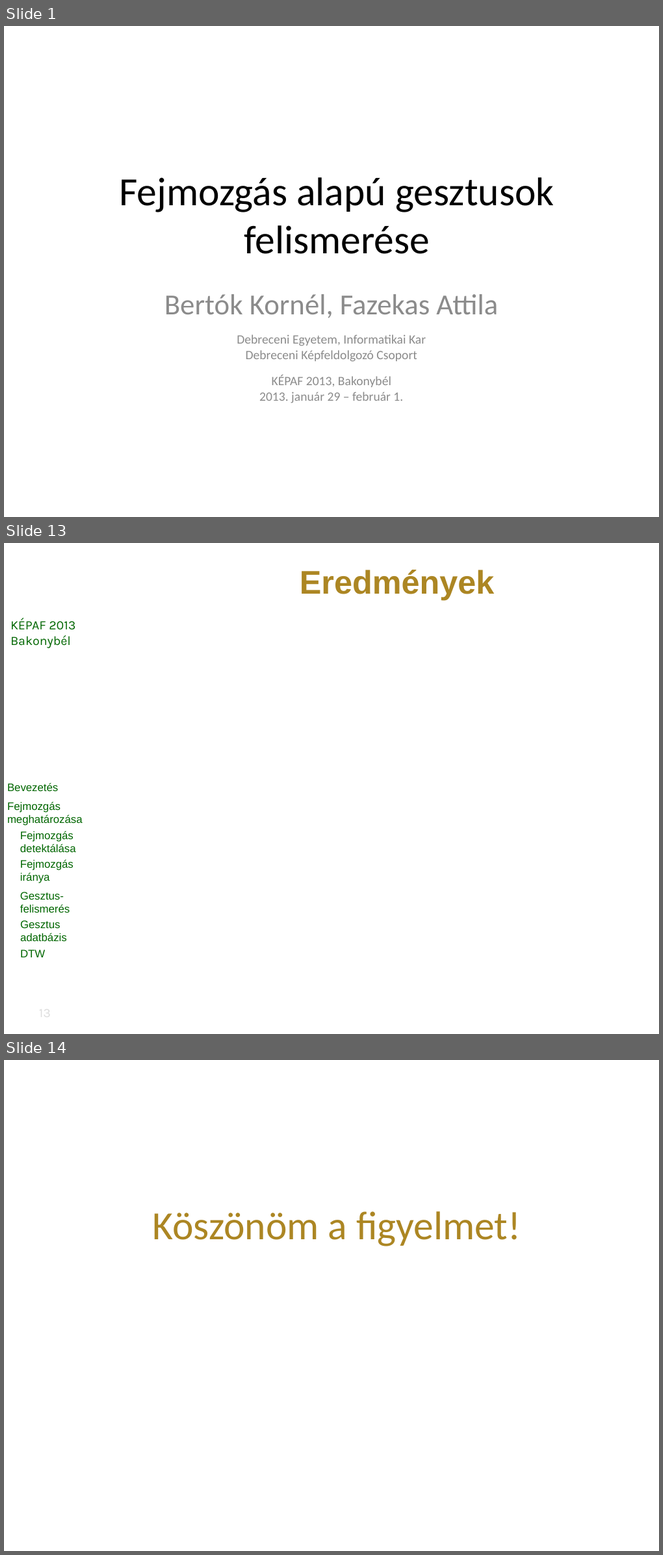
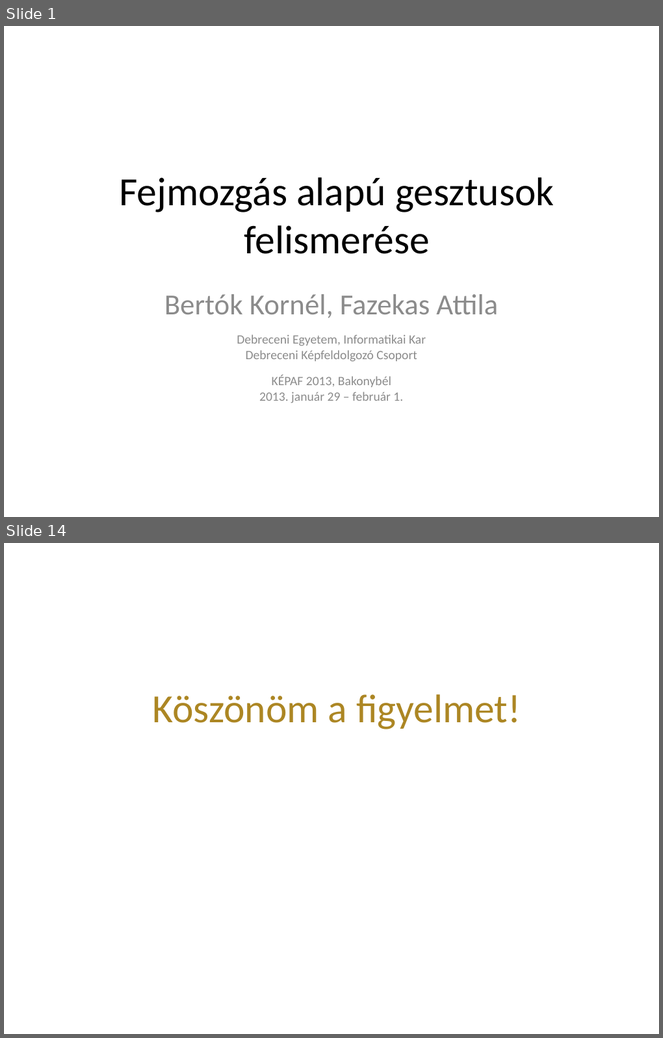
Before and after one commit to vohoaiviet/face-gesture-api, a slide deck: HeadMovement/research/kepaf/ppt/bertok.kornel.kepaf.2013.pptx. Shown one above the other, each under a label of ours: slides 1, 13 and 14 before the commit, slides 1 and 14 after it; the slides between them are not shown. The pictures are 663x1555 and 663x1038 pixels, drawn with LibreOffice and Linux fonts; fonts in the diff are those of the drawing; background and template pictures are left out. Boxes give left, top, right and bottom in pixels: in the first picture for what was removed or moved away, otherwise in the second. Text is boxed around its words. In the diff, an @@ line names an element or a change of style, - is before the commit and + after.

```diff
--- a/HeadMovement/research/kepaf/ppt/bertok.kornel.kepaf.2013.pptx
+++ b/HeadMovement/research/kepaf/ppt/bertok.kornel.kepaf.2013.pptx
@@ slide 13 removed at box(4, 543, 659, 1034), background picture (left out) @@
@@ title removed at box(300, 570, 495, 600) @@
-Eredmények
@@ text removed at box(10, 618, 76, 648) @@
-KÉPAF 2013
-Bakonybél
@@ text removed at box(7, 783, 83, 958) @@
-Bevezetés
-Fejmozgás meghatározása
-Fejmozgás detektálása
-Fejmozgás iránya
-Gesztus-felismerés
-Gesztus adatbázis
-DTW
-Eredmények
@@ page number removed at box(15, 1002, 76, 1025) @@
-13
```
Also in this commit, not shown: 8 slides changed, 4 slides added, 3 other slides removed.
